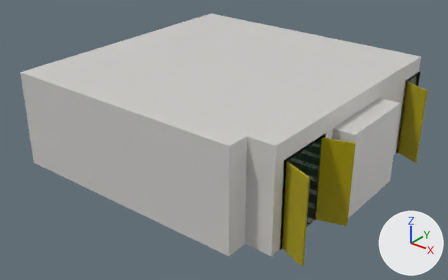
One commit to the glTF model resources/DemoRoom.glb: the scene before it, then after it.
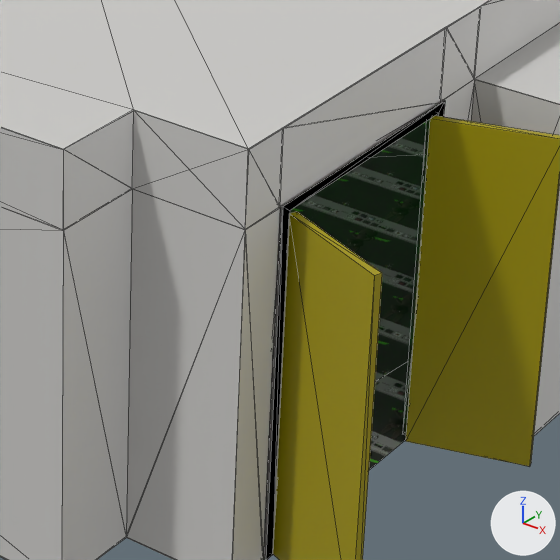
Each version appears first whole from a camera (50 mm lens) standing at (12.84, -16.29, 10.58) and looking at (0.29, -0.6, 0.86), and next in a close-up on the part from 48% to 79% of the width and 39% to 89% of the height. The axes (+X, +Y, +Z) are drawn at lower right. The lights are the same throughout. The close-ups show mesh edges as thin lines. Where no turn or scale is listed for an object, it has been applied to the vertices.

The scene before the commit, as lines of its bpy script (objects in view):
```python
me_mesh_001 = bpy.data.meshes.new('Mesh.001')
me_mesh_001.from_pydata(...)  # 6 vertices, 4 faces; spans x -5.0..4.92, y -5.0..5.07, z 0.0
me_mesh_001.materials.append(mat_floor)
me_mesh_002 = bpy.data.meshes.new('Mesh.002')
me_mesh_002.from_pydata(...)  # 112 vertices, 208 faces; spans x -5.01..5.66, y -5.01..5.11, z -0.01..3.47
me_mesh_002.materials.append(mat_walls)  # light grey #d0cfcc
me_mesh_003 = bpy.data.meshes.new('Mesh.003')
me_mesh_003.from_pydata(...)  # 24 vertices, 36 faces; spans x 4.88..5.88, y -4.14..4.06, z 0.02..2.8
me_mesh_003.materials.append(mat_mat_1)  # yellow #a89a00
ob_doors = bpy.data.objects.new('Doors', me_mesh_003)
ob_doors.location = (0.0, 0.0, 0.0)
ob_floor = bpy.data.objects.new('Floor', me_mesh_001)
ob_floor.location = (0.0, 0.0, 0.0)
ob_room = bpy.data.objects.new('Room', me_mesh_002)
ob_room.location = (0.0, 0.0, 0.0)
```
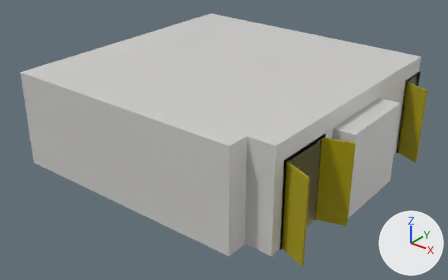
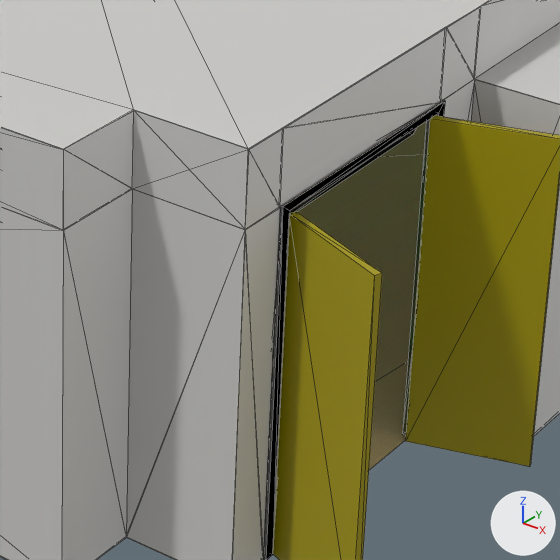
Where the newer file only moved an object's origin or applied its transform, the numbers keep the older frame.

Edits to the scene script, one JSON object a line:
```json
{"op": "add", "block": "img_wood", "code": ["img_wood = load_image('wood', '_unpacked/wood', 800, 800, 'sRGB')"]}
{"op": "add", "block": "mat_floor_001", "code": ["mat_floor_001 = bpy.data.materials.new('Floor.001')", "# uses the picture img_wood"]}
{"op": "add", "block": "mat_cubes", "code": ["mat_cubes = principled_material('Cubes')", "mat_cubes.base_color = (0.63, 0.623, 0.605)  # light grey #d0cfcc", "mat_cubes.roughness = 0.434"]}
{"block": "me_mesh_001", "where": "me_mesh_001.from_pydata(...)  # 6 vertices, 4 faces; spans x -5.0..4.92, y -5.0..5.07, z 0.0"}
{"op": "remove", "block": "me_mesh_001", "code": "me_mesh_001.materials.append(mat_floor)"}
{"op": "add", "block": "me_mesh_001", "code": "me_mesh_001.materials.append(mat_floor_001)"}
{"op": "add", "block": "me_mesh_001_1", "code": ["me_mesh_001_1 = bpy.data.meshes.new('Mesh.001')", "me_mesh_001_1.from_pydata(...)  # 108 vertices, 156 faces; spans x -4.76..5.38, y -4.76..4.85, z 2.68..3.29", "me_mesh_001_1.materials.append(mat_cubes)  # light grey #d0cfcc"]}
{"op": "add", "block": "ob_сeiling", "code": ["ob_сeiling = bpy.data.objects.new('Сeiling', me_mesh_001_1)", "ob_сeiling.location = (0.0, 0.0, -0.147)"]}
```

Changed parts and their boxes (x1, y1, x2, y2) in the close-ups (560 x 560 px):
```json
{"object": "Floor", "change": "recoloured", "before": [289, 122, 426, 470], "after": [289, 122, 426, 470]}
{"object": "Сeiling", "change": "added", "after": [289, 127, 417, 214]}
```
